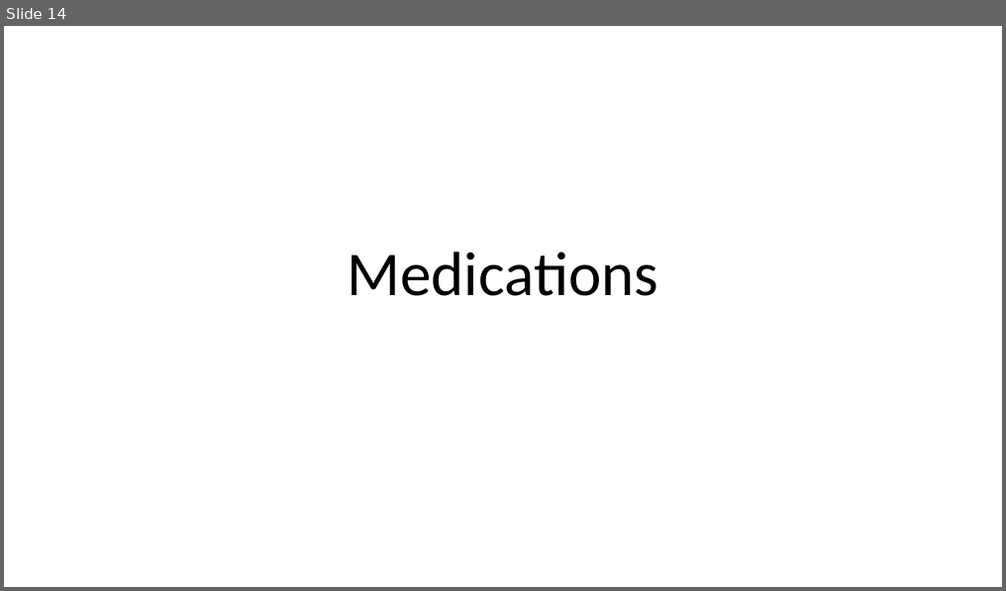
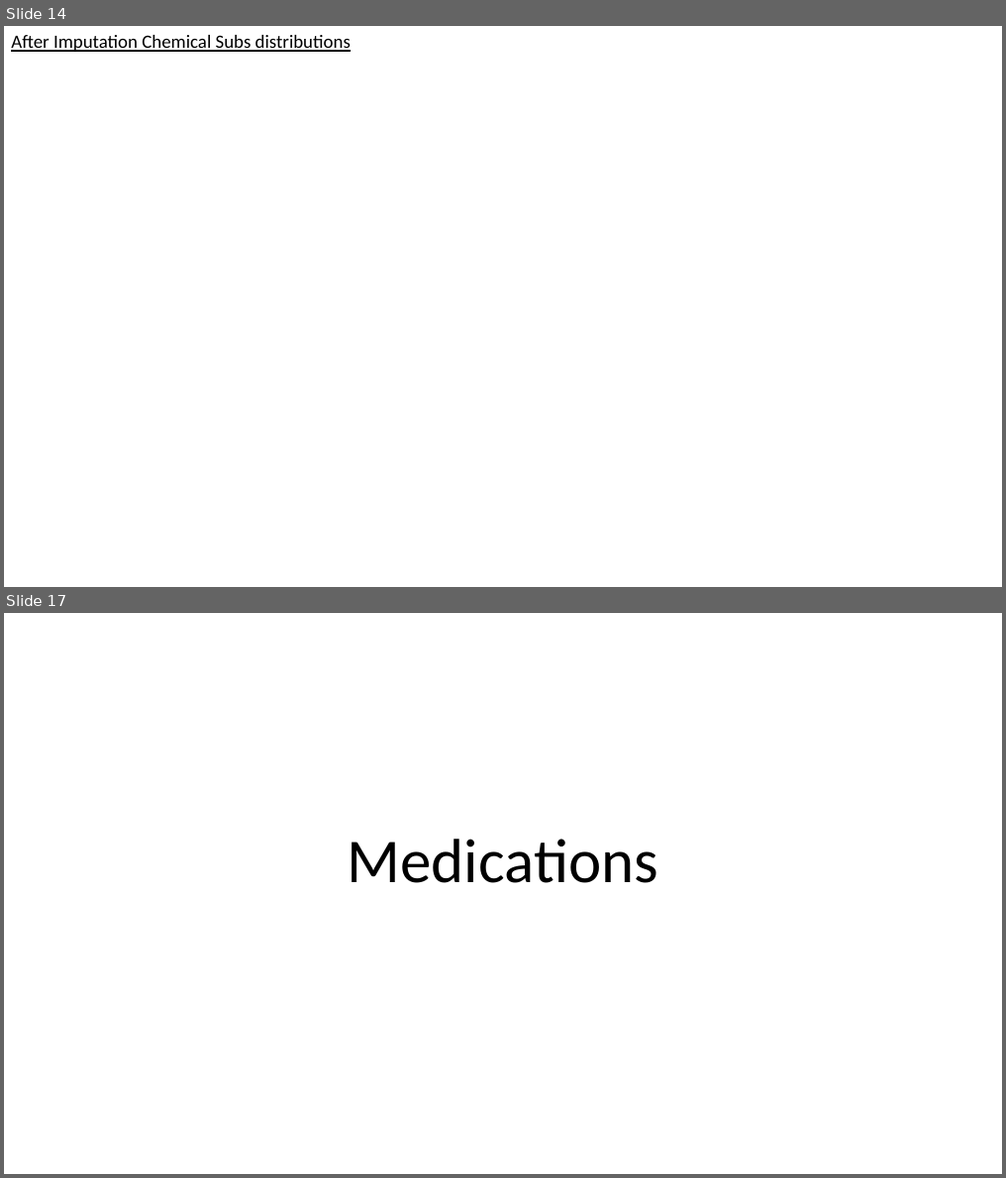
Before and after one commit to UPOD-datascience/ODIN, a slide deck: assets/ppt/data_exploration.pptx. Shown one above the other, each under a label of ours: slide 14 before the commit, slides 14 and 17 after it; the slides between them are not shown. The pictures are 1006x591 and 1006x1178 pixels, drawn with LibreOffice and Linux fonts; fonts in the diff are those of the drawing; background and template pictures are left out. Boxes give left, top, right and bottom in pixels: in the first picture for what was removed or moved away, otherwise in the second. Text is boxed around its words. In the diff, an @@ line names an element or a change of style, - is before the commit and + after.

```diff
--- a/assets/ppt/data_exploration.pptx
+++ b/assets/ppt/data_exploration.pptx
@@ slide 14 added at bbox=[4, 26, 1002, 587], background picture (left out) @@
@@ text added at bbox=[11, 35, 350, 52], 18 pt, text #000000, underline @@
+After Imputation Chemical Subs distributions
@@ what was slide 14 is now slide 17 @@
```
Also in this commit, not shown: 2 other slides added, 1 other file.
